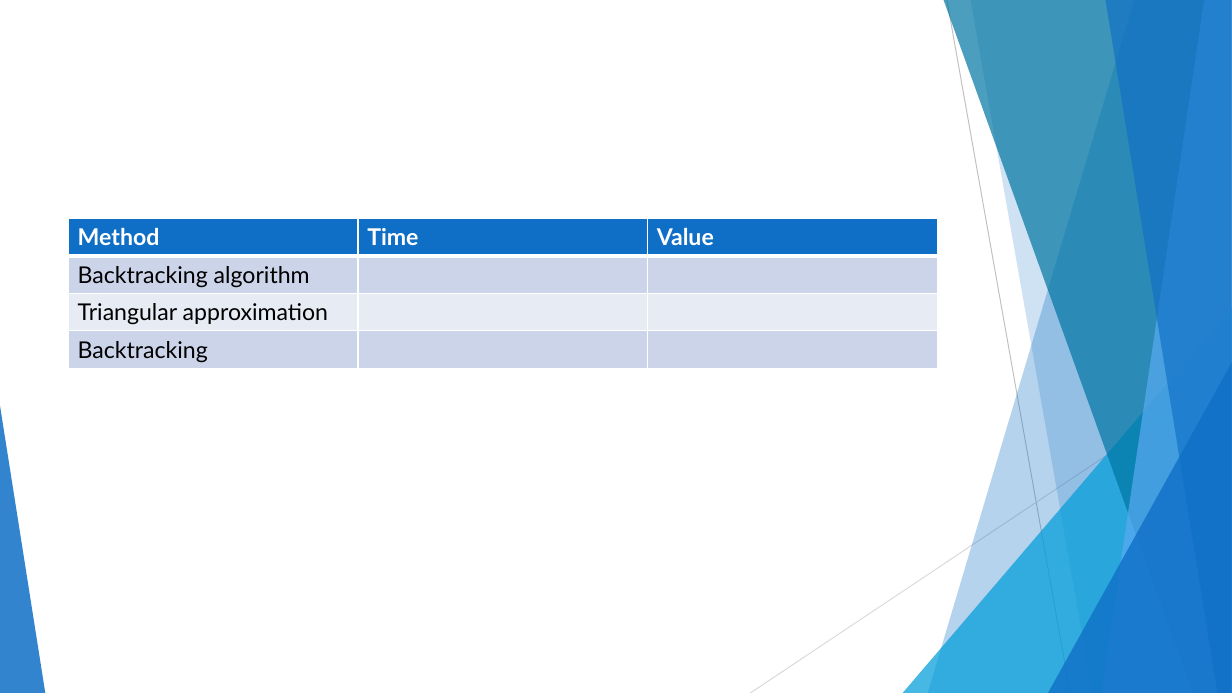
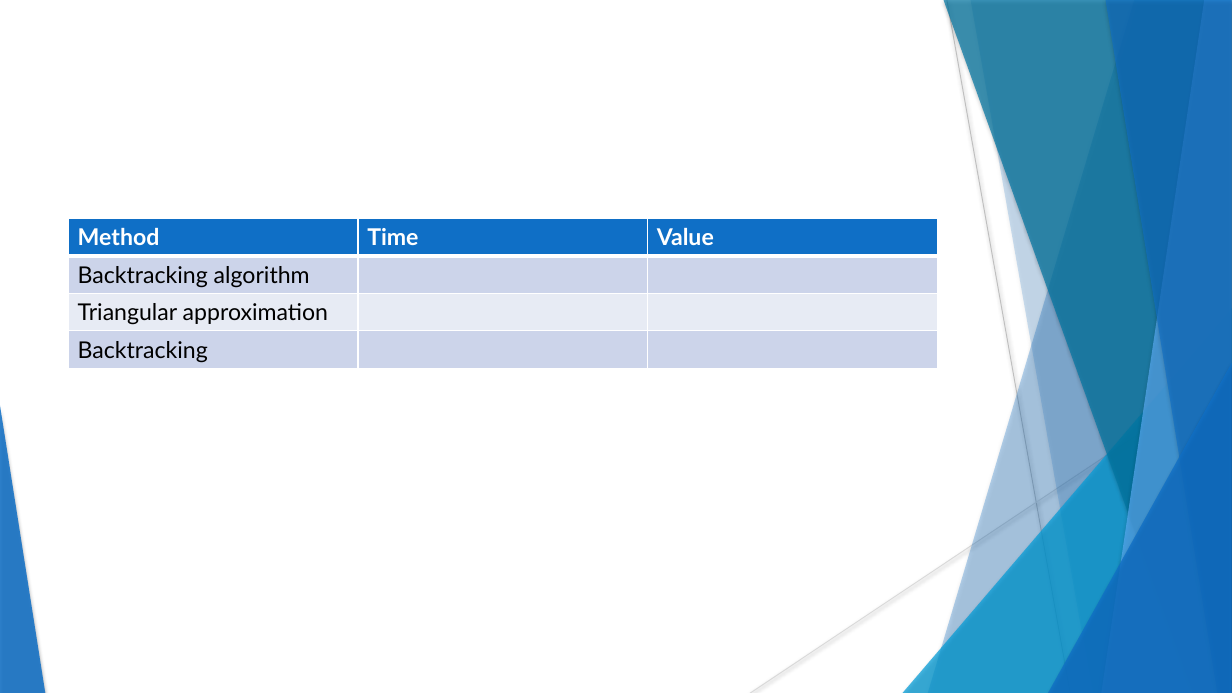
Before and after one commit to Spleentery/DA_TSP_Project-2, a slide deck: slide 29 of docs/Project 2.pptx (slide 24 before the commit). Drawn at 1232x693 pixels with LibreOffice and Linux fonts; fonts in the diff are those of the drawing. Boxes give left, top, right and bottom in pixels: in the first picture for what was removed or moved away, otherwise in the second. Text is boxed around its words. In the diff, an @@ line names an element or a change of style, - is before the commit and + after.

```diff
--- a/docs/Project 2.pptx
+++ b/docs/Project 2.pptx
@@ freeform shape at box(970, 0, 1232, 693): shadow on; outline redrawn @@
@@ shadow on in 7 elements at box(928, 0, 1232, 693), box(903, 308, 1232, 693), box(944, 0, 1232, 693), box(1102, 0, 1232, 693), box(1105, 0, 1232, 693), box(1048, 363, 1232, 693), box(0, 406, 45, 693) @@
```
Also in this commit, not shown: 22 other slides changed, 6 slides added, 1 slide removed, 3 other files.
